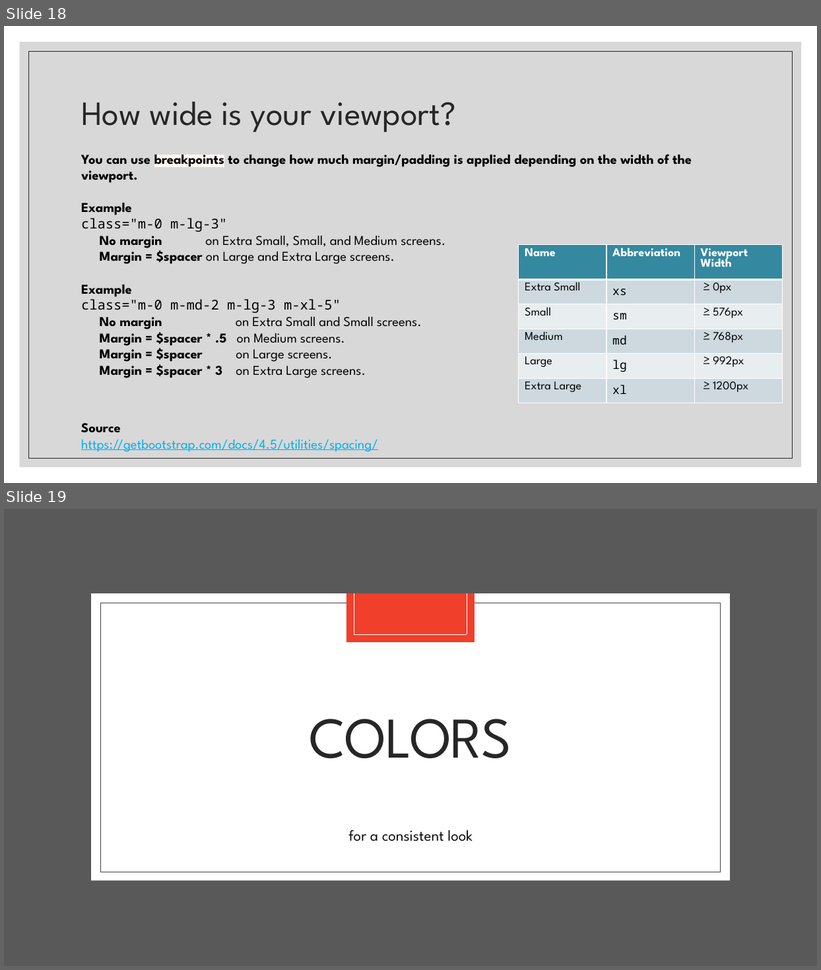
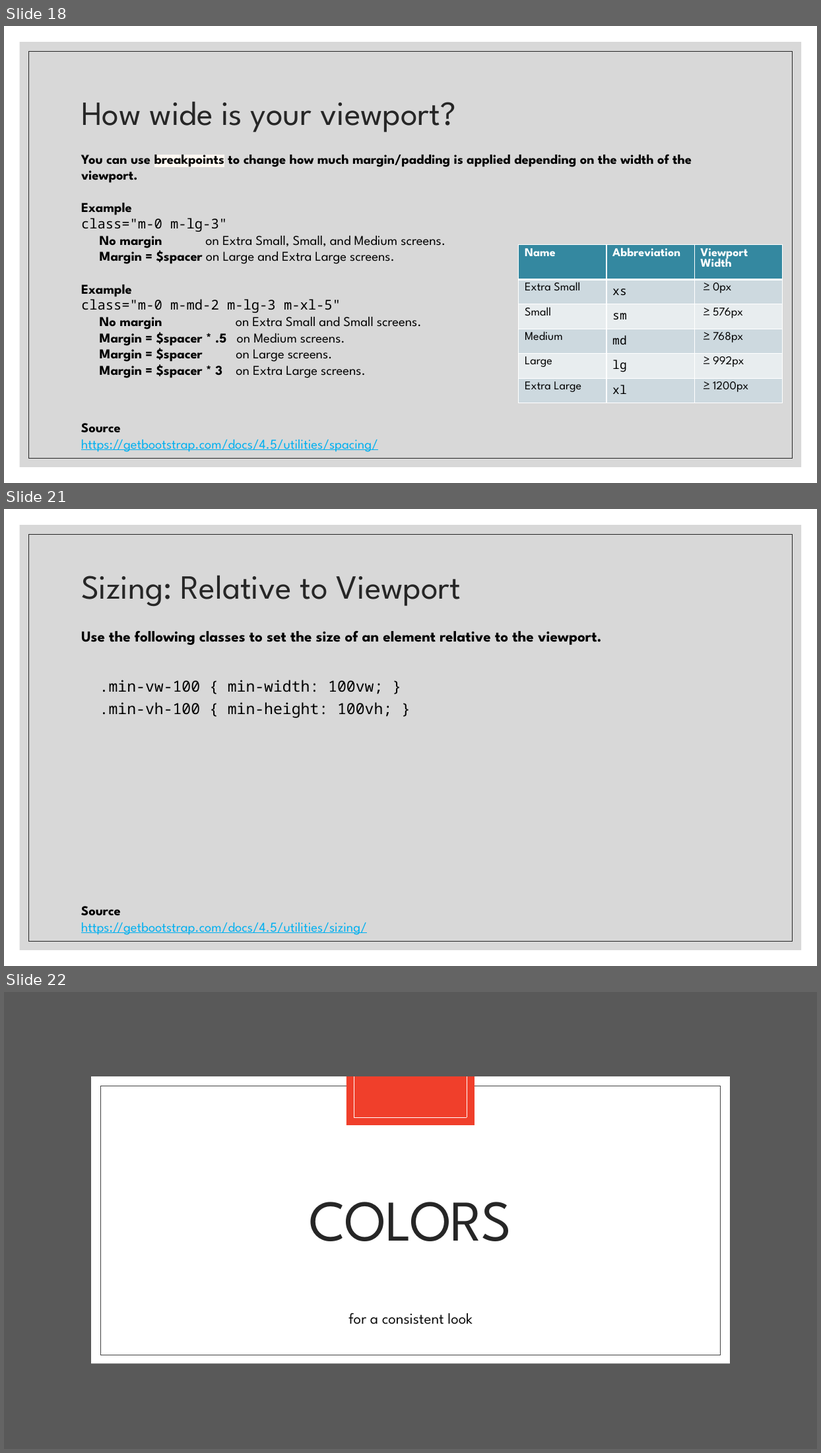
Before and after one commit to paulsmithkc/awd1000_base_lab_and_homework, a slide deck: bootstrap/slides/Intro to Bootstrap.pptx. Shown one above the other, each under a label of ours: slides 18 and 19 before the commit, slides 18, 21 and 22 after it; the slides between them are not shown. The pictures are 821x970 and 821x1453 pixels, drawn with LibreOffice and Linux fonts; fonts in the diff are those of the drawing. Boxes give left, top, right and bottom in pixels: in the first picture for what was removed or moved away, otherwise in the second. Text is boxed around its words. In the diff, an @@ line names an element or a change of style, - is before the commit and + after.

```diff
--- a/bootstrap/slides/Intro to Bootstrap.pptx
+++ b/bootstrap/slides/Intro to Bootstrap.pptx
@@ slide 21 added at (x1=4, y1=509, x2=817, y2=966), background #FFFFFF; not listed: 2 template elements that a slide beside it also shows @@
@@ title added at (x1=81, y1=575, x2=461, y2=607), 40 pt, text #262626 @@
+Sizing: Relative to Viewport
@@ text added at (x1=81, y1=631, x2=602, y2=718), 18 pt, text #000000, bold @@
+Use the following classes to set the size of an element relative to the viewport.
+  .min-vw-100 { min-width: 100vw; }
+  .min-vh-100 { min-height: 100vh; }
@@ text added at (x1=81, y1=906, x2=367, y2=935), 16 pt, text #00B0F0, underline @@
+Source
+https://getbootstrap.com/docs/4.5/utilities/sizing/
@@ what was slide 19 is now slide 22 @@
```
Also in this commit, not shown: 2 slides changed, 16 other slides added.
